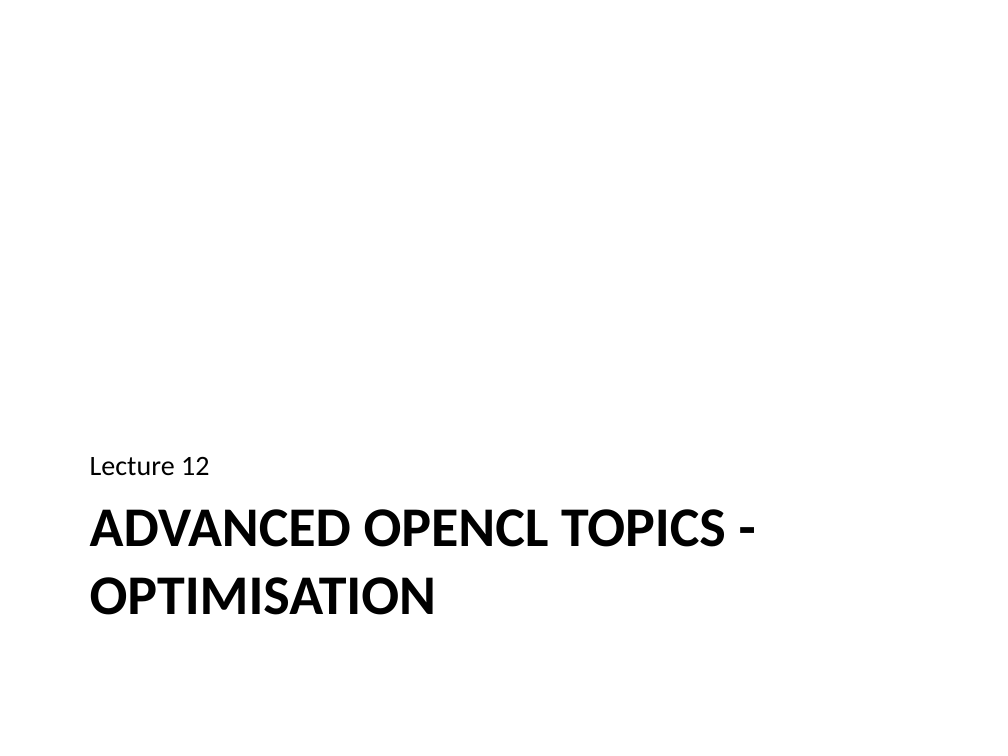
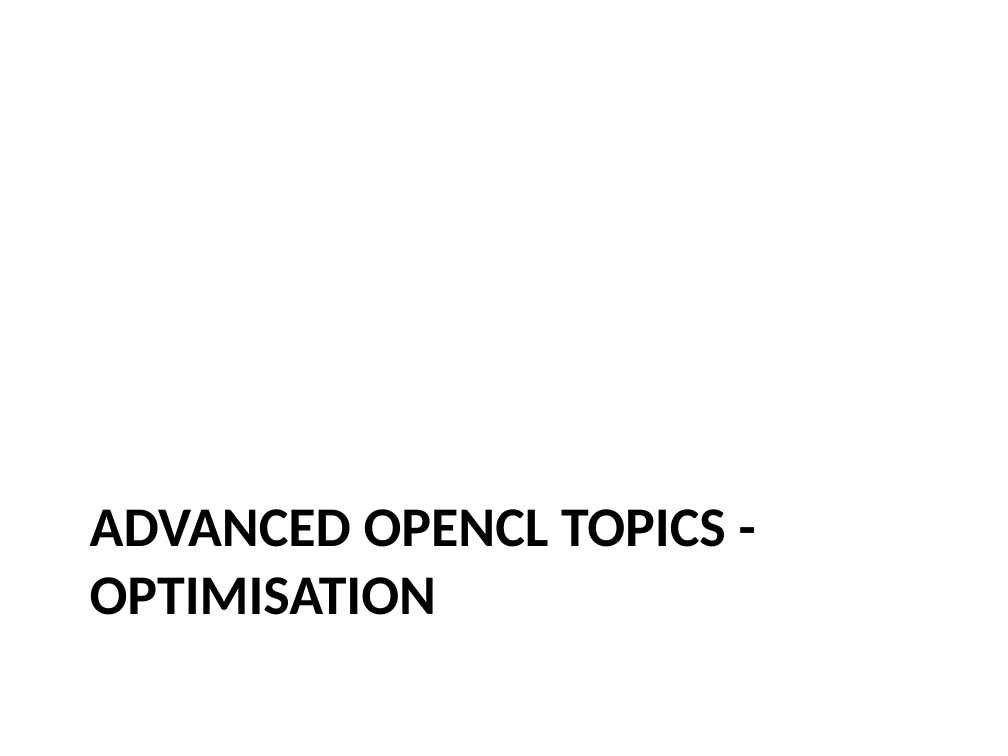
Before and after one commit to UoB-HPC/opencl-training-code, a slide deck: slide 39 of slides/advanced_part3.pptx. Drawn at 1008x756 pixels with LibreOffice and Linux fonts; fonts in the diff are those of the drawing. Boxes give left, top, right and bottom in pixels: in the first picture for what was removed or moved away, otherwise in the second. Text is boxed around its words. In the diff, an @@ line names an element or a change of style, - is before the commit and + after.

```diff
--- a/slides/advanced_part3.pptx
+++ b/slides/advanced_part3.pptx
@@ text removed at <box>90,456,209,476</box> @@
-Lecture 12
```
Also in this commit, not shown: 1 other slide changed.
